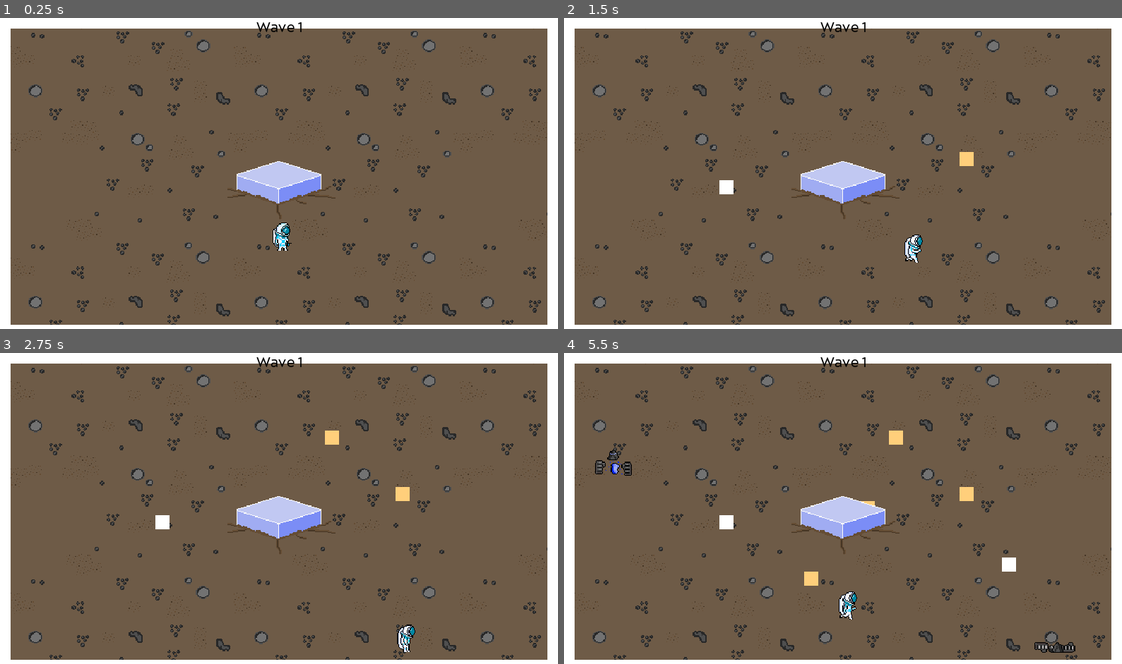
Above: before the commit, frames 1-4 (two rows, left to right).
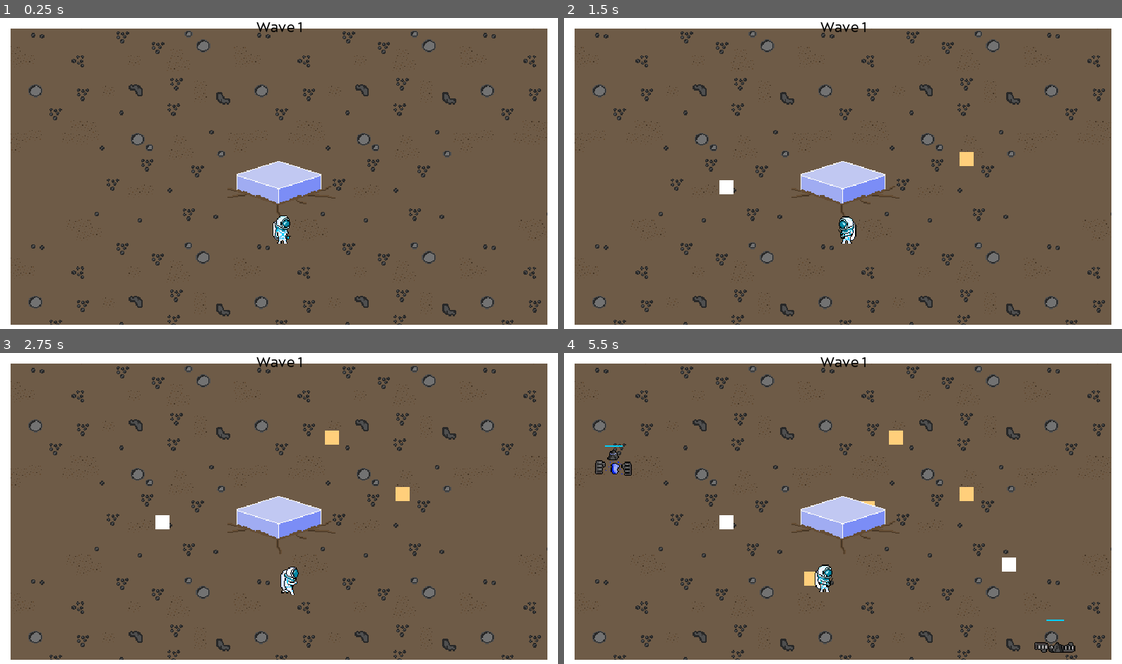
Above: after the commit, the same moments.

Repository: TylerPelaez/pixel-game-jam
Game: Godot game, scene res://Scenes/TestScene.tscn
The game is run twice, just before and just after one commit, with the same random seed, the same clock (stepped at 60 frames per second) and the same inputs.
Inputs (mouse positions are in pixels of both pictures, inside the frame that each line leads up to):
- Up to frame 1 (0.25 s): no input
- Up to frame 2 (1.5 s): move the mouse to (965, 161) at 0.52 s; hold Right (ui_right) 0.53-1.28 s; hold 1 (Place Trap 1) 0.53-1.28 s; click (965, 161) at 0.67 s; tap 2 (Place Trap 2) at 0.8, 1.35 s; move the mouse to (731, 192) at 1.27 s; hold Down (ui_down) from 1.28 s (still down); click (731, 192) at 1.42 s
- Up to frame 3 (2.75 s): tap E (PlayerAttack, bound only after the commit) at 1.55, 2.1 s; move the mouse to (334, 443) at 2.02 s; release Down (ui_down) at 2.03 s; hold Right (ui_right) from 2.03 s (still down); hold 1 (Place Trap 1) from 2.03 s (still down); click (334, 443) at 2.17 s
- Up to frame 4 (5.5 s): move the mouse to (815, 573) at 2.77 s; release Right (ui_right) at 2.78 s; release 1 (Place Trap 1) at 2.78 s; hold Up (ui_up) 2.78-3.53 s; tap 1 (Place Trap 1) at 2.85, 4.55 s; click (815, 573) at 2.92 s; tap 2 (Place Trap 2) at 3.05 s; move the mouse to (1010, 558) at 3.52 s; hold 2 (Place Trap 2) 3.53-4.28 s; hold Left (ui_left) 3.53-5.03 s; click (1010, 558) at 3.67 s; tap E (PlayerAttack, bound only after the commit) at 3.8, 5.1 s; move the mouse to (675, 464) at 4.27 s; tap Space (Start Wave) at 4.35 s; click (675, 464) at 4.42 s; move the mouse to (870, 511) at 5.02 s; hold Down (ui_down) from 5.03 s (still down); hold 2 (Place Trap 2) from 5.03 s (still down); click (870, 511) at 5.17 s

The runs differ from the first frame. In frame 1, 0.3% of the frame differs, in the area x 48-53%, y 63-75%; in frame 2, 0.4%; in frame 3, 0.4%; in frame 4, 0.5%, in the area x 7-90%, y 29-87%.

Commit message:
Add Knockback, Update Player Animations

Diff:
--- a/Enemy/Enemy.gd
+++ b/Enemy/Enemy.gd
@@ -35,6 +35,8 @@
 
 @onready var attack_raycast: RayCast2D = $RayCast2D
 @onready var hands: Node2D = $Hands
+
+@onready var health_bar: HealthBar = $HealthBar
 
 var attacking_core: bool = false
 
@@ -131,6 +133,13 @@
 	_invincibility_started()
 	hurtbox.create_hit_effect()
 
+func knockback(strength: float, source_pos: Vector2):
+	var direction = (global_position - source_pos).normalized()
+	var distance = global_position.distance_to(source_pos)
+	var offset = (direction * strength)
+	scratch_velocity += offset
+	velocity += offset
+
 func _on_Hurtbox_invincibility_ended():
 	blink_animation_player.play("Blink/Stop")
 
@@ -143,3 +152,9 @@
 func die():
 	died.emit()
 	queue_free()
+
+func _on_stats_health_changed(value):
+	health_bar.update(stats.health, stats.max_health)
+
+func _on_stats_max_health_changed(value):
+	health_bar.update(stats.health, stats.max_health)
--- a/Enemy/Enemy.tscn
+++ b/Enemy/Enemy.tscn
@@ -8,6 +8,7 @@
 [ext_resource type="PackedScene" uid="uid://dra8whow2jomb" path="res://Overlap/SoftCollision.tscn" id="6_o3krd"]
 [ext_resource type="AnimationLibrary" uid="uid://dm5xt7fr45ifi" path="res://Animation/Blink.res" id="6_t53d6"]
 [ext_resource type="Texture2D" uid="uid://bb7tg0fl7hai" path="res://Textures/Enemy/AttackHands.png" id="7_fento"]
+[ext_resource type="PackedScene" uid="uid://bx56f6muq82tr" path="res://UI/HealthBar.tscn" id="9_jep8a"]
 
 [sub_resource type="CircleShape2D" id="CircleShape2D_lwlm7"]
 radius = 4.0
@@ -581,8 +582,17 @@
 shape = SubResource("CircleShape2D_olowl")
 disabled = true
 
+[node name="HealthBar" parent="." instance=ExtResource("9_jep8a")]
+offset_left = -10.0
+offset_top = -34.0
+offset_right = -10.0
+offset_bottom = -34.0
+size_flags_horizontal = 4
+
 [connection signal="area_entered" from="Hurtbox" to="." method="_on_Hurtbox_area_entered"]
 [connection signal="invincibility_ended" from="Hurtbox" to="." method="_on_Hurtbox_invincibility_ended"]
+[connection signal="health_changed" from="Stats" to="." method="_on_stats_health_changed" flags=3]
+[connection signal="max_health_changed" from="Stats" to="." method="_on_stats_max_health_changed" flags=3]
 [connection signal="no_health" from="Stats" to="." method="_on_stats_no_health"]
 
 [editable path="Hurtbox"]
--- a/Player/PlayerController.gd
+++ b/Player/PlayerController.gd
@@ -8,7 +8,9 @@
 @export var FRICTION := 500
 
 enum State {
-	MOVE
+	MOVE,
+	PLACEMENT,
+	ATTACK
 }
 
 var state: State = State.MOVE
@@ -21,6 +23,8 @@
 # initialize as if it was being initialized in _ready
 @onready var animation_tree = $AnimationTree
 @onready var animation_state = animation_tree.get("parameters/playback")
+
+var final_placement_animation_playing := false
 
 func _ready():
 	reset()
@@ -37,8 +41,26 @@
 # Update
 func _physics_process(delta):
 	match state:
+		State.PLACEMENT:
+			placement_state(delta)
+		State.ATTACK:
+			attack_state(delta)
 		State.MOVE:
 			move_state(delta)
+
+func placement_state(delta):
+	scratch_velocity = scratch_velocity.move_toward(Vector2.ZERO, FRICTION * delta)
+
+	var mouse_direction_x = (get_global_mouse_position() - global_position).normalized().x
+	animation_tree.set("parameters/PlacementOngoing/blend_position", mouse_direction_x)
+	if !final_placement_animation_playing:
+		animation_tree.set("parameters/PlacementComplete/blend_position", mouse_direction_x)
+
+	move()
+
+func attack_state(delta):
+	scratch_velocity = scratch_velocity.move_toward(Vector2.ZERO, FRICTION * delta)
+	move()
 
 func move_state(delta):
 	var input_vector = Vector2.ZERO
@@ -58,6 +80,9 @@
 		scratch_velocity = scratch_velocity.move_toward(Vector2.ZERO, FRICTION * delta)
 
 	move()
+
+	if Input.is_action_just_pressed("PlayerAttack"):
+		start_attack()
 
 func move():
 	set_velocity(scratch_velocity)
@@ -96,7 +121,26 @@
 	print("Died")
 
 func on_placement_started():
-	pass
+	state = State.PLACEMENT
+	final_placement_animation_playing = false
+	animation_state.travel("PlacementOngoing")
 
 func on_placement_ended():
-	pass
+	final_placement_animation_playing = true
+	animation_state.travel("PlacementComplete")
+
+func on_placement_animation_complete():
+	state = State.MOVE
+
+func start_attack():
+	state = State.ATTACK
+	animation_state.travel("KnockBack")
+
+func on_attack_animation_complete():
+	state = State.MOVE
+	animation_state.travel("Idle")
+
+
+func _on_knockback_area_entered(area: Node2D):
+	if area.get_parent() is Enemy:
+		area.get_parent().knockback(stats.knockback_strength, global_position)
--- a/Player/PlayerController.tscn
+++ b/Player/PlayerController.tscn
@@ -70,31 +70,6 @@
 
 [sub_resource type="CircleShape2D" id="CircleShape2D_rntdq"]
 radius = 4.12311
-
-[sub_resource type="AnimationNodeAnimation" id="AnimationNodeAnimation_bpif4"]
-animation = &"AttackRight"
-
-[sub_resource type="AnimationNodeAnimation" id="AnimationNodeAnimation_3874k"]
-animation = &"AttackDown"
-
-[sub_resource type="AnimationNodeAnimation" id="AnimationNodeAnimation_0o5ll"]
-animation = &"AttackLeft"
-
-[sub_resource type="AnimationNodeAnimation" id="AnimationNodeAnimation_be5cc"]
-animation = &"AttackUp"
-
-[sub_resource type="AnimationNodeBlendSpace2D" id="AnimationNodeBlendSpace2D_2rru0"]
-blend_point_0/node = SubResource("AnimationNodeAnimation_bpif4")
-blend_point_0/pos = Vector2(1, 0)
-blend_point_1/node = SubResource("AnimationNodeAnimation_3874k")
-blend_point_1/pos = Vector2(0, 1.1)
-blend_point_2/node = SubResource("AnimationNodeAnimation_0o5ll")
-blend_point_2/pos = Vector2(-1, 0)
-blend_point_3/node = SubResource("AnimationNodeAnimation_be5cc")
-blend_point_3/pos = Vector2(0, -1.1)
-min_space = Vector2(-1, -1.1)
-max_space = Vector2(1, 1.1)
-blend_mode = 1
 
 [sub_resource type="AnimationNodeAnimation" id="AnimationNodeAnimation_q85t1"]
 animation = &"IdleRight"
@@ -121,6 +96,35 @@
 max_space = Vector2(1, 1.1)
 blend_mode = 1
 
+[sub_resource type="AnimationNodeAnimation" id="AnimationNodeAnimation_x3adw"]
+animation = &"KnockBack"
+
+[sub_resource type="AnimationNodeAnimation" id="AnimationNodeAnimation_3srsd"]
+animation = &"PlacementRightComplete"
+
+[sub_resource type="AnimationNodeAnimation" id="AnimationNodeAnimation_876k1"]
+animation = &"PlacementLeftComplete"
+
+[sub_resource type="AnimationNodeBlendSpace1D" id="AnimationNodeBlendSpace1D_ksdku"]
+blend_point_0/node = SubResource("AnimationNodeAnimation_3srsd")
+blend_point_0/pos = 1.0
+blend_point_1/node = SubResource("AnimationNodeAnimation_876k1")
+blend_point_1/pos = -1.0
+blend_mode = 1
+
+[sub_resource type="AnimationNodeAnimation" id="AnimationNodeAnimation_em7ny"]
+animation = &"PlacementRight"
+
+[sub_resource type="AnimationNodeAnimation" id="AnimationNodeAnimation_61edg"]
+animation = &"PlacementLeft"
+
+[sub_resource type="AnimationNodeBlendSpace1D" id="AnimationNodeBlendSpace1D_j1gjk"]
+blend_point_0/node = SubResource("AnimationNodeAnimation_em7ny")
+blend_point_0/pos = 1.0
+blend_point_1/node = SubResource("AnimationNodeAnimation_61edg")
+blend_point_1/pos = -1.0
+blend_mode = 1
+
 [sub_resource type="AnimationNodeAnimation" id="AnimationNodeAnimation_d1vag"]
 animation = &"RunRight"
 
@@ -150,22 +154,32 @@
 
 [sub_resource type="AnimationNodeStateMachineTransition" id="AnimationNodeStateMachineTransition_u2twb"]
 
-[sub_resource type="AnimationNodeStateMachineTransition" id="AnimationNodeStateMachineTransition_dmoap"]
-
-[sub_resource type="AnimationNodeStateMachineTransition" id="AnimationNodeStateMachineTransition_tr6k2"]
-
 [sub_resource type="AnimationNodeStateMachineTransition" id="AnimationNodeStateMachineTransition_r5cbs"]
 
+[sub_resource type="AnimationNodeStateMachineTransition" id="AnimationNodeStateMachineTransition_jhbsd"]
+
+[sub_resource type="AnimationNodeStateMachineTransition" id="AnimationNodeStateMachineTransition_gnsoi"]
+
+[sub_resource type="AnimationNodeStateMachineTransition" id="AnimationNodeStateMachineTransition_vt20i"]
+
+[sub_resource type="AnimationNodeStateMachineTransition" id="AnimationNodeStateMachineTransition_oribj"]
+
+[sub_resource type="AnimationNodeStateMachineTransition" id="AnimationNodeStateMachineTransition_lus1x"]
+
 [sub_resource type="AnimationNodeStateMachine" id="AnimationNodeStateMachine_ialou"]
-states/Attack/node = SubResource("AnimationNodeBlendSpace2D_2rru0")
-states/Attack/position = Vector2(374, 142)
 states/Idle/node = SubResource("AnimationNodeBlendSpace2D_h0387")
 states/Idle/position = Vector2(374, 61)
+states/KnockBack/node = SubResource("AnimationNodeAnimation_x3adw")
+states/KnockBack/position = Vector2(374, 139)
+states/PlacementComplete/node = SubResource("AnimationNodeBlendSpace1D_ksdku")
+states/PlacementComplete/position = Vector2(502, -14)
+states/PlacementOngoing/node = SubResource("AnimationNodeBlendSpace1D_j1gjk")
+states/PlacementOngoing/position = Vector2(235, -14)
 states/Run/node = SubResource("AnimationNodeBlendSpace2D_wwrdc")
 states/Run/position = Vector2(622, 61)
-states/Start/position = Vector2(207, 43)
-transitions = ["Idle", "Run", SubResource("AnimationNodeStat …(62 unchanged characters)… ionNodeStateMachineTransition_u2twb"), "Idle", "Attack", SubResource("AnimationNodeStateMachineTransition_dmoap"), "Attack", "Idle", SubResource("AnimationNodeStateMachineTransition_tr6k2"), "Start", "Idle", SubResource("AnimationNodeStateMachineTransition_r5cbs")]
-graph_offset = Vector2(-83, -14)
+states/Start/position = Vector2(129, 61)
+transitions = ["Idle", "Run", SubResource("AnimationNodeStat …(62 unchanged characters)… ionNodeStateMachineTransition_u2twb"), "Start", "Idle", SubResource("AnimationNodeStateMachineTransition_r5cbs"), "Idle", "PlacementOngoing", SubResource("AnimationNodeStateMachineTransition_jhbsd"), "PlacementOngoing", "PlacementComplete", SubResource("AnimationNodeStateMachineTransition_gnsoi"), "PlacementComplete", "Idle", SubResource("AnimationNodeStateMachineTransition_vt20i"), "Idle", "KnockBack", SubResource("AnimationNodeStateMachineTransition_oribj"), "KnockBack", "Idle", SubResource("AnimationNodeStateMachineTransition_lus1x")]
+graph_offset = Vector2(-215, 17)
 
 [sub_resource type="AnimationNodeStateMachinePlayback" id="AnimationNodeStateMachinePlayback_80s4j"]
 
@@ -423,6 +437,18 @@
 "update": 1,
 "values": [false]
 }
+tracks/2/type = "value"
+tracks/2/imported = false
+tracks/2/enabled = true
+tracks/2/path = NodePath("Knockback/CollisionShape2D:disabled")
+tracks/2/interp = 1
+tracks/2/loop_wrap = true
+tracks/2/keys = {
+"times": PackedFloat32Array(0),
+"transitions": PackedFloat32Array(1),
+"update": 1,
+"values": [true]
+}
 
 [sub_resource type="Animation" id="Animation_kr40m"]
 resource_name = "RunDown"
@@ -450,7 +476,7 @@
 "times": PackedFloat32Array(0, 0.2, 0.4, 0.6),
 "transitions": PackedFloat32Array(1, 1, 1, 1),
 "update": 1,
-"values": [6, 7, 8, 9]
+"values": [12, 13, 14, 15]
 }
 
 [sub_resource type="Animation" id="Animation_wi5pf"]
@@ -518,31 +544,31 @@
 tracks/0/type = "value"
 tracks/0/imported = false
 tracks/0/enabled = true
-tracks/0/path = NodePath("Sprite2D:flip_h")
-tracks/0/interp = 1
-tracks/0/loop_wrap = true
-tracks/0/keys = {
-"times": PackedFloat32Array(0),
-"transitions": PackedFloat32Array(1),
-"update": 1,
-"values": [true]
-}
-tracks/1/type = "value"
-tracks/1/imported = false
-tracks/1/enabled = true
-tracks/1/path = NodePath("Sprite2D:frame")
-tracks/1/interp = 1
-tracks/1/loop_wrap = true
-tracks/1/keys = {
+tracks/0/path = NodePath("Sprite2D:frame")
+tracks/0/interp = 1
+tracks/0/loop_wrap = true
+tracks/0/keys = {
 "times": PackedFloat32Array(0, 0.2, 0.4, 0.6),
 "transitions": PackedFloat32Array(1, 1, 1, 1),
 "update": 1,
-"values": [6, 7, 8, 9]
+"values": [16, 17, 18, 19]
+}
+tracks/1/type = "value"
+tracks/1/imported = false
+tracks/1/enabled = true
+tracks/1/path = NodePath("Sprite2D:flip_h")
+tracks/1/interp = 1
+tracks/1/loop_wrap = true
+tracks/1/keys = {
+"times": PackedFloat32Array(0),
+"transitions": PackedFloat32Array(1),
+"update": 1,
+"values": [false]
 }
 
 [sub_resource type="Animation" id="Animation_ps3hb"]
 resource_name = "KnockBack"
-length = 0.5
+length = 0.4
 step = 0.05
 tracks/0/type = "value"
 tracks/0/imported = false
@@ -551,10 +577,178 @@
 tracks/0/interp = 1
 tracks/0/loop_wrap = true
 tracks/0/keys = {
-"times": PackedFloat32Array(0, 0.25),
+"times": PackedFloat32Array(0, 0.1),
 "transitions": PackedFloat32Array(1, 1),
 "update": 1,
 "values": [10, 11]
+}
+tracks/1/type = "method"
+tracks/1/imported = false
+tracks/1/enabled = true
+tracks/1/path = NodePath(".")
+tracks/1/interp = 1
+tracks/1/loop_wrap = true
+tracks/1/keys = {
+"times": PackedFloat32Array(0.4),
+"transitions": PackedFloat32Array(1),
+"values": [{
+"args": [],
+"method": &"on_attack_animation_complete"
+}]
+}
+tracks/2/type = "value"
+tracks/2/imported = false
+tracks/2/enabled = true
+tracks/2/path = NodePath("Knockback/CollisionShape2D:disabled")
+tracks/2/interp = 1
+tracks/2/loop_wrap = true
+tracks/2/keys = {
+"times": PackedFloat32Array(0.1, 0.25),
+"transitions": PackedFloat32Array(1, 1),
+"update": 1,
+"values": [false, true]
+}
+
+[sub_resource type="Animation" id="Animation_8h4ty"]
+resource_name = "PlacementLeft"
+length = 0.1
+loop_mode = 1
+tracks/0/type = "value"
+tracks/0/imported = false
+tracks/0/enabled = true
+tracks/0/path = NodePath("Sprite2D:frame")
+tracks/0/interp = 1
+tracks/0/loop_wrap = true
+tracks/0/keys = {
+"times": PackedFloat32Array(0),
+"transitions": PackedFloat32Array(1),
+"update": 1,
+"values": [1]
+}
+tracks/1/type = "value"
+tracks/1/imported = false
+tracks/1/enabled = true
+tracks/1/path = NodePath("Sprite2D:flip_h")
+tracks/1/interp = 1
+tracks/1/loop_wrap = true
+tracks/1/keys = {
+"times": PackedFloat32Array(0),
+"transitions": PackedFloat32Array(1),
+"update": 1,
+"values": [true]
+}
+
+[sub_resource type="Animation" id="Animation_k23lq"]
+resource_name = "PlacementRight"
+length = 0.1
+loop_mode = 1
+tracks/0/type = "value"
+tracks/0/imported = false
+tracks/0/enabled = true
+tracks/0/path = NodePath("Sprite2D:frame")
+tracks/0/interp = 1
+tracks/0/loop_wrap = true
+tracks/0/keys = {
+"times": PackedFloat32Array(0),
+"transitions": PackedFloat32Array(1),
+"update": 1,
+"values": [1]
+}
+tracks/1/type = "value"
+tracks/1/imported = false
+tracks/1/enabled = true
+tracks/1/path = NodePath("Sprite2D:flip_h")
+tracks/1/interp = 1
+tracks/1/loop_wrap = true
+tracks/1/keys = {
+"times": PackedFloat32Array(0),
+"transitions": PackedFloat32Array(1),
+"update": 1,
+"values": [false]
+}
+
+[sub_resource type="Animation" id="Animation_ua3is"]
+resource_name = "PlacementRightComplete"
+length = 0.4
+tracks/0/type = "value"
+tracks/0/imported = false
+tracks/0/enabled = true
+tracks/0/path = NodePath("Sprite2D:frame")
+tracks/0/interp = 1
+tracks/0/loop_wrap = true
+tracks/0/keys = {
+"times": PackedFloat32Array(0),
+"transitions": PackedFloat32Array(1),
+"update": 1,
+"values": [2]
+}
+tracks/1/type = "value"
+tracks/1/imported = false
+tracks/1/enabled = true
+tracks/1/path = NodePath("Sprite2D:flip_h")
+tracks/1/interp = 1
+tracks/1/loop_wrap = true
+tracks/1/keys = {
+"times": PackedFloat32Array(0),
+"transitions": PackedFloat32Array(1),
+"update": 1,
+"values": [false]
+}
+tracks/2/type = "method"
+tracks/2/imported = false
+tracks/2/enabled = true
+tracks/2/path = NodePath(".")
+tracks/2/interp = 1
+tracks/2/loop_wrap = true
+tracks/2/keys = {
+"times": PackedFloat32Array(0.4),
+"transitions": PackedFloat32Array(1),
+"values": [{
+"args": [],
+"method": &"on_placement_animation_complete"
+}]
+}
+
+[sub_resource type="Animation" id="Animation_oe37j"]
+resource_name = "PlacementLeftComplete"
+length = 0.4
+tracks/0/type = "value"
+tracks/0/imported = false
+tracks/0/enabled = true
+tracks/0/path = NodePath("Sprite2D:frame")
+tracks/0/interp = 1
+tracks/0/loop_wrap = true
+tracks/0/keys = {
+"times": PackedFloat32Array(0),
+"transitions": PackedFloat32Array(1),
+"update": 1,
+"values": [2]
+}
+tracks/1/type = "value"
+tracks/1/imported = false
+tracks/1/enabled = true
+tracks/1/path = NodePath("Sprite2D:flip_h")
+tracks/1/interp = 1
+tracks/1/loop_wrap = true
+tracks/1/keys = {
+"times": PackedFloat32Array(0),
+"transitions": PackedFloat32Array(1),
+"update": 1,
+"values": [true]
+}
+tracks/2/type = "method"
+tracks/2/imported = false
+tracks/2/enabled = true
+tracks/2/path = NodePath(".")
+tracks/2/interp = 1
+tracks/2/loop_wrap = true
+tracks/2/keys = {
+"times": PackedFloat32Array(0.4),
+"transitions": PackedFloat32Array(1),
+"values": [{
+"args": [],
+"method": &"on_placement_animation_complete"
+}]
 }
 
 [sub_resource type="AnimationLibrary" id="AnimationLibrary_3bd8c"]
@@ -568,12 +762,19 @@
 "IdleRight": SubResource("Animation_fbmaw"),
 "IdleUp": SubResource("Animation_ovxhn"),
 "KnockBack": SubResource("Animation_ps3hb"),
+"PlacementLeft": SubResource("Animation_8h4ty"),
+"PlacementLeftComplete": SubResource("Animation_oe37j"),
+"PlacementRight": SubResource("Animation_k23lq"),
+"PlacementRightComplete": SubResource("Animation_ua3is"),
 "RESET": SubResource("Animation_8fka2"),
 "RunDown": SubResource("Animation_kr40m"),
 "RunLeft": SubResource("Animation_wi5pf"),
 "RunRight": SubResource("Animation_4n0ad"),
 "RunUp": SubResource("Animation_n7jwh")
 }
+
+[sub_resource type="CircleShape2D" id="CircleShape2D_qyacl"]
+radius = 25.02
 
 [node name="PlayerController" type="CharacterBody2D" groups=["PlayerGroup"]]
 y_sort_enabled = true
@@ -585,8 +786,8 @@
 
 [node name="Sprite2D" type="Sprite2D" parent="."]
 texture = ExtResource("2_6bgjk")
-offset = Vector2(0, -12)
-hframes = 12
+offset = Vector2(0, -20)
+hframes = 20
 
 [node name="CollisionShape2D" type="CollisionShape2D" parent="."]
 shape = SubResource("CircleShape2D_2gnhm")
@@ -611,6 +812,7 @@
 
 [node name="Stats" parent="." instance=ExtResource("4_nbcsh")]
 max_health = 3
+knockback_strength = 500.0
 
 [node name="SoftCollision" parent="." instance=ExtResource("5_105mu")]
 
@@ -621,8 +823,9 @@
 tree_root = SubResource("AnimationNodeStateMachine_ialou")
 anim_player = NodePath("../AnimationPlayer")
 parameters/playback = SubResource("AnimationNodeStateMachinePlayback_80s4j")
-parameters/Attack/blend_position = Vector2(0.098117, 0.0329342)
 parameters/Idle/blend_position = Vector2(0.098117, -0.00658679)
+parameters/PlacementComplete/blend_position = 0
+parameters/PlacementOngoing/blend_position = 0
 parameters/Run/blend_position = Vector2(0.0128913, 0.0197605)
 
 [node name="AnimationPlayer" type="AnimationPlayer" parent="."]
@@ -631,9 +834,19 @@
 "": SubResource("AnimationLibrary_3bd8c")
 }
 
+[node name="Knockback" type="Area2D" parent="."]
+collision_layer = 1024
+collision_mask = 16
+
+[node name="CollisionShape2D" type="CollisionShape2D" parent="Knockback"]
+position = Vector2(0, -10)
+shape = SubResource("CircleShape2D_qyacl")
+disabled = true
+
 [connection signal="area_entered" from="Hurtbox" to="." method="_on_Hurtbox_area_entered"]
 [connection signal="invincibility_ended" from="Hurtbox" to="." method="_on_Hurtbox_invincibility_ended"]
 [connection signal="no_health" from="Stats" to="." method="_on_stats_no_health"]
+[connection signal="area_entered" from="Knockback" to="." method="_on_knockback_area_entered"]
 
 [editable path="Hurtbox"]
 [editable path="SoftCollision"]
--- a/Scenes/GridController.gd
+++ b/Scenes/GridController.gd
@@ -53,6 +53,8 @@
 	trap_placement_instance = trap_placement_prefab.instantiate()
 	get_tree().root.add_child.call_deferred(trap_placement_instance)
 
+	placement_started.emit()
+
 func can_place(current_trap: TrapStandin, pos: Vector2):
 	if shape_cast.shape is RectangleShape2D:
 		shape_cast.shape.size = Vector2(GRID_SIZE_PIXELS + 2, GRID_SIZE_PIXELS + 2)
@@ -88,3 +90,4 @@
 	placed_trap.emit(new_trap)
 	trap_placement_instance.queue_free()
 	state = State.DEFAULT
+	placement_ended.emit()
--- a/Scripts/Stats/Stats.gd
+++ b/Scripts/Stats/Stats.gd
@@ -3,6 +3,8 @@
 
 @export var max_health: int = 1: set = set_max_health
 var health = max_health: set = set_health
+
+@export var knockback_strength: float = 1.0
 
 @export var hit_invincibility_time_seconds: float = 0.6
 
--- /dev/null
+++ b/UI/HealthBar.gd
@@ -0,0 +1,7 @@
+extends Control
+class_name HealthBar
+
+@onready var foreground: ColorRect = $Foreground
+
+func update(current_health: int, max_health: int):
+	foreground.scale.x = float(current_health) / max_health
--- /dev/null
+++ b/UI/HealthBar.tscn
@@ -0,0 +1,24 @@
+[gd_scene load_steps=2 format=3 uid="uid://bx56f6muq82tr"]
+
+[ext_resource type="Script" path="res://UI/HealthBar.gd" id="1_yxp8b"]
+
+[node name="HealthBar" type="Control"]
+layout_mode = 3
+anchors_preset = 15
+anchor_right = 1.0
+anchor_bottom = 1.0
+grow_horizontal = 2
+grow_vertical = 2
+script = ExtResource("1_yxp8b")
+
+[node name="Background" type="ColorRect" parent="."]
+layout_mode = 0
+offset_right = 20.0
+offset_bottom = 2.0
+color = Color(0.00392157, 0.258824, 0.309804, 1)
+
+[node name="Foreground" type="ColorRect" parent="."]
+layout_mode = 0
+offset_right = 20.0
+offset_bottom = 2.0
+color = Color(0, 0.811765, 0.984314, 1)
--- a/project.godot
+++ b/project.godot
@@ -68,6 +68,11 @@
 "events": [Object(InputEventKey,"resource_local_to_scene":false,"resource_name":"","device":-1,"window_id":0,"alt_pressed":false,"shift_pressed":false,"ctrl_pressed":false,"meta_pressed":false,"pressed":false,"keycode":0,"physical_keycode":32,"key_label":0,"unicode":32,"echo":false,"script":null)
 ]
 }
+PlayerAttack={
+"deadzone": 0.5,
+"events": [Object(InputEventKey,"resource_local_to_scene":false,"resource_name":"","device":-1,"window_id":0,"alt_pressed":false,"shift_pressed":false,"ctrl_pressed":false,"meta_pressed":false,"pressed":false,"keycode":0,"physical_keycode":69,"key_label":0,"unicode":101,"echo":false,"script":null)
+]
+}
 
 [layer_names]
 
@@ -83,6 +88,8 @@
 2d_physics/layer_8="PlayerHitbox"
 2d_physics/layer_9="Trap"
 2d_physics/layer_10="Core"
+2d_physics/layer_11="KnockBack"
+2d_physics/default_edge_connection_margin=3
 
 [navigation]
 
Not shown: 1 places in Enemy/Enemy.tscn that only renumber resources
Not shown: 1 places in Player/PlayerController.tscn that only renumber resources
Binary file changed: Textures/Player/EngineerCombined.aseprite
Binary file changed: Textures/Player/EngineerCombined.png
